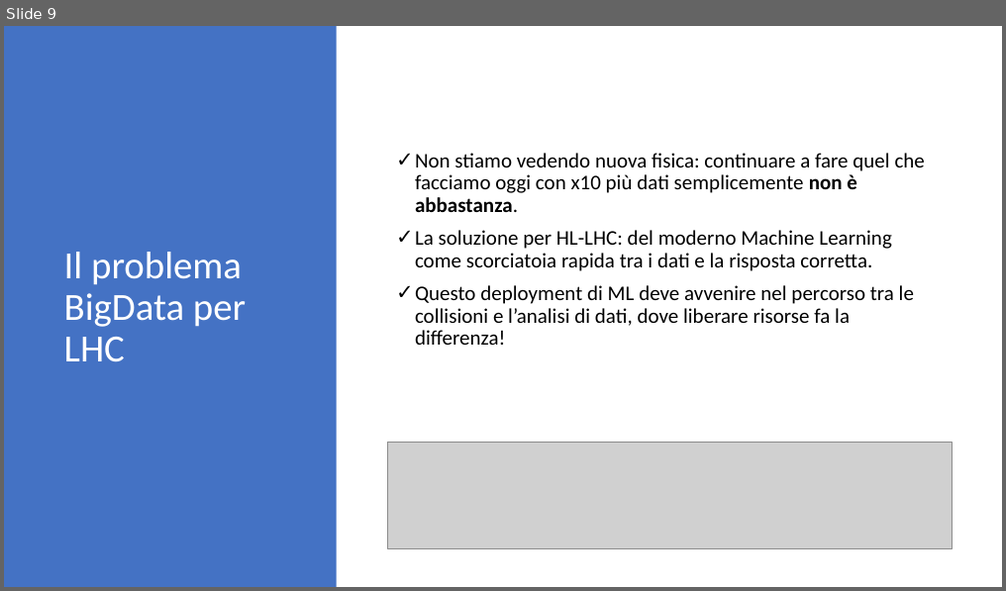
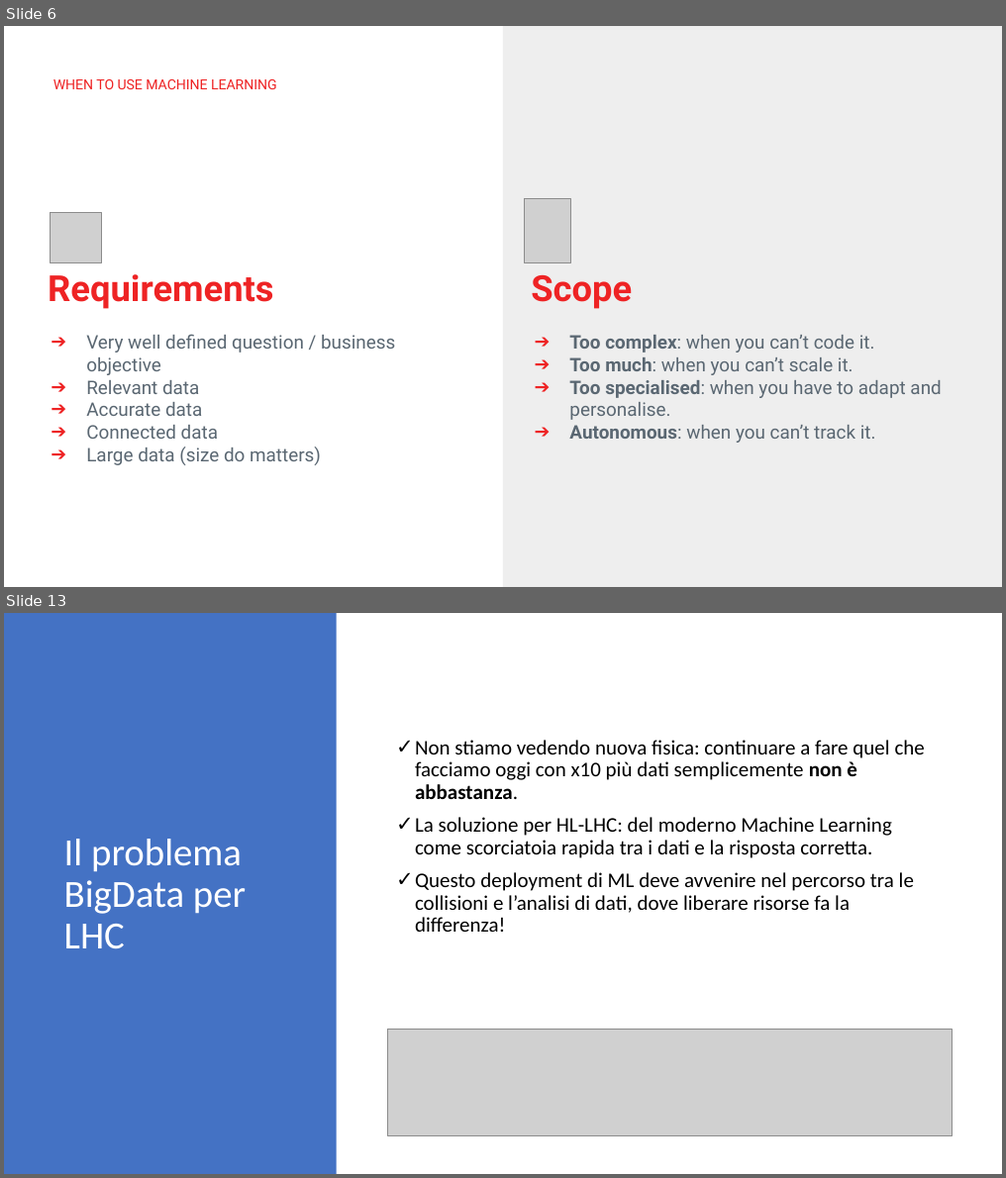
Before and after one commit to soldanoale/DataScience-HEP, a slide deck: Lezione 1.B - ML.pptx. Shown one above the other, each under a label of ours: slide 9 before the commit, slides 6 and 13 after it; the slides between them are not shown. The pictures are 1006x591 and 1006x1178 pixels, drawn with LibreOffice and Linux fonts; fonts in the diff are those of the drawing; grey boxes stand for pictures. Boxes give left, top, right and bottom in pixels: in the first picture for what was removed or moved away, otherwise in the second. Text is boxed around its words. In the diff, an @@ line names an element or a change of style, - is before the commit and + after.

```diff
--- a/Lezione 1.B - ML.pptx
+++ b/Lezione 1.B - ML.pptx
@@ slide 6 added at bbox=[4, 26, 1002, 587], background #FFFFFF @@
@@ rectangle added at bbox=[503, 26, 1002, 587], fill #EEEEEE @@
@@ text added at bbox=[54, 79, 277, 89], 13.3 pt, text #EE2324 @@
+WHEN TO USE MACHINE LEARNING
@@ picture added at bbox=[525, 199, 570, 264] @@
@@ picture added at bbox=[51, 212, 101, 264] @@
@@ text added at bbox=[48, 274, 273, 309], 34.7 pt, text #EE2324, bold @@
+Requirements
@@ text added at bbox=[531, 275, 632, 309], 34.7 pt, text #EE2324, bold @@
+Scope
@@ text added at bbox=[86, 334, 395, 466], 18 pt, text #5A6772 @@
+➔ Very well defined question / business objective
+➔ Relevant data
+➔ Accurate data
+➔ Connected data
+➔ Large data (size do matters)
@@ text added at bbox=[569, 335, 941, 443], 18 pt, text #5A6772 @@
+➔ Too complex: when you can’t code it.
+➔ Too much: when you can’t scale it.
+➔ Too specialised: when you have to adapt and personalise.
+➔ Autonomous: when you can’t track it.
@@ what was slide 9 is now slide 13 @@
```
Also in this commit, not shown: 6 slides changed, 3 other slides added, 1 other file.
